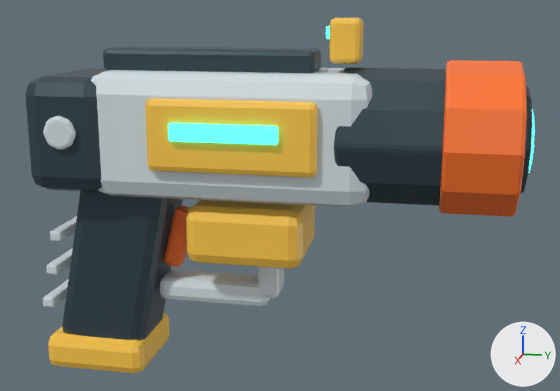
Before and after pictures for a commit that changed the glTF model test_app/asset/custom/training_blaster.glb.
One viewpoint serves both versions: a camera (50 mm lens) standing at (1.525, 0.574, 0.342) and looking at (-0.005, 0.268, -0.041). The axes (+X, +Y, +Z) are drawn at lower right. The lights are the same throughout. The older version comes first. Where no turn or scale is listed for an object, it has been applied to the vertices. Vertices at exactly the same position are counted once.

In view in the first picture: '01 Receiver', '02 Rear housing', '03 Grip', '04 Grip heel', '05 Power cell', '06 Trigger guard bottom', '08 Trigger', '09 Barrel shroud', '10 Orange muzzle', '13 Top rail', '14 Front sight', '16 Side panel 1', '17 Charge strip 1' and 8 more.
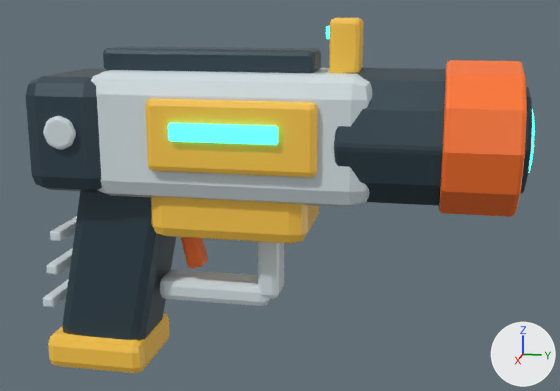
Location of each change, (x1, y1, x2, y2) in pixels of the pictures (560 x 391 px; the box of a moved part takes in the faces that stretch with it):
```json
{"object": "05 Power cell", "change": "moved, rescaled", "before": [186, 200, 315, 269], "after": [151, 197, 319, 244]}
{"object": "14 Front sight", "change": "reshaped", "before": [329, 18, 364, 64], "after": [329, 18, 364, 73]}
{"object": "08 Trigger", "change": "reshaped", "before": [164, 205, 190, 267], "after": [181, 237, 208, 268]}
{"part": 2, "of": "me_cube_008", "change": "moved or reshaped", "before": [164, 212, 187, 267], "after": [181, 237, 208, 268]}
{"part": 3, "of": "me_cube_010", "change": "moved or reshaped", "before": [329, 56, 363, 64], "after": [329, 56, 363, 73]}
```

The change, as JSON lines over the scene's bpy script:
```json
{"block": "me_cube_005", "where": "# used by ob_05_power_cell; location = (0.0, 0.21, -0.11)"}
{"op": "remove", "block": "me_cube_005", "code": "me_cube_005.from_pydata(...)  # 56 vertices, 108 faces; spans x -0.1..0.1, y -0.12..0.12, z -0.06..0.06"}
{"op": "add", "block": "me_cube_005", "code": "me_cube_005.from_pydata(...)  # 56 vertices, 108 faces; spans x -0.1..0.1, y -0.194..0.13, z -0.008..0.112"}
{"block": "me_cube_005", "change": "me_cube_005 part 1: the whole mesh is scaled about its middle by (1, 1.35, 1), then moved by (0.0, -0.032, 0.052)"}
{"block": "me_cube_008", "where": "# used by ob_08_trigger; location = (0.0, 0.05, -0.14)"}
{"op": "remove", "block": "me_cube_008", "code": "me_cube_008.from_pydata(...)  # 56 vertices, 108 faces; spans x -0.0225..0.0225, y -0.033..0.033, z -0.0655..0.0655"}
{"op": "add", "block": "me_cube_008", "code": "me_cube_008.from_pydata(...)  # 56 vertices, 108 faces; spans x -0.0225..0.0225, y -0.0058..0.0576, z -0.0657..0.0655"}
{"block": "me_cube_008", "change": "me_cube_008 part 2: all 28 vertices in x -0.0225..0.0225, y -0.033..0.0058, z -0.0655..-0.0483 are turned 30.5 degrees about the x axis through their middle, then moved by (0.0, 0.0539, 0.0005)"}
{"block": "me_cube_010", "where": "# used by ob_14_front_sight; location = (0.0, 0.4, 0.275)"}
{"op": "remove", "block": "me_cube_010", "code": "me_cube_010.from_pydata(...)  # 56 vertices, 108 faces; spans x -0.0325..0.0325, y -0.03..0.03, z -0.0425..0.0425"}
{"op": "add", "block": "me_cube_010", "code": "me_cube_010.from_pydata(...)  # 56 vertices, 108 faces; spans x -0.0325..0.0325, y -0.03..0.03, z -0.0707..0.0425"}
{"block": "me_cube_010", "change": "me_cube_010 part 3: all 28 vertices in x -0.0325..0.0325, y -0.03..0.03, z -0.0425..-0.0325 are moved by (0.0, 0.0, -0.0282)"}
```
